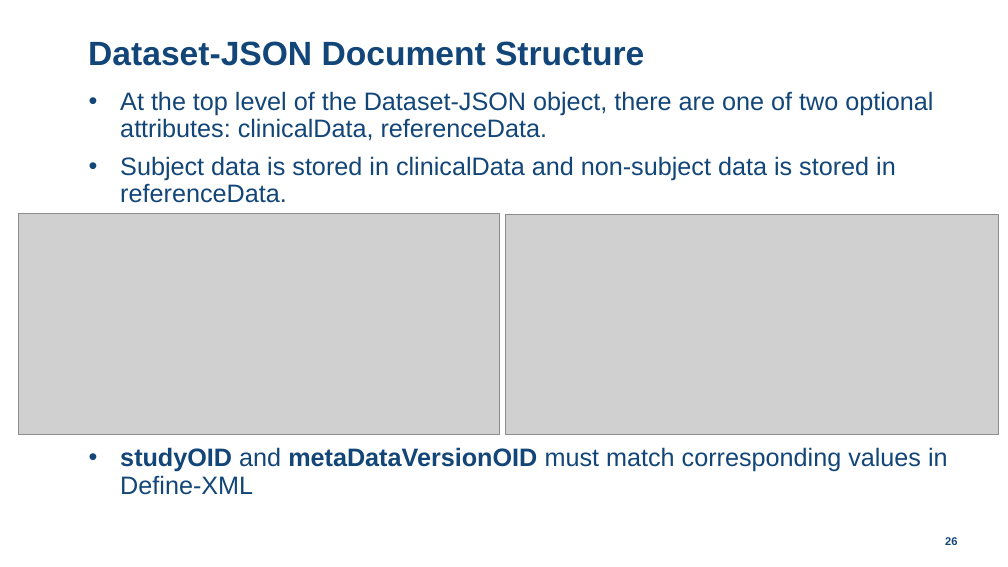
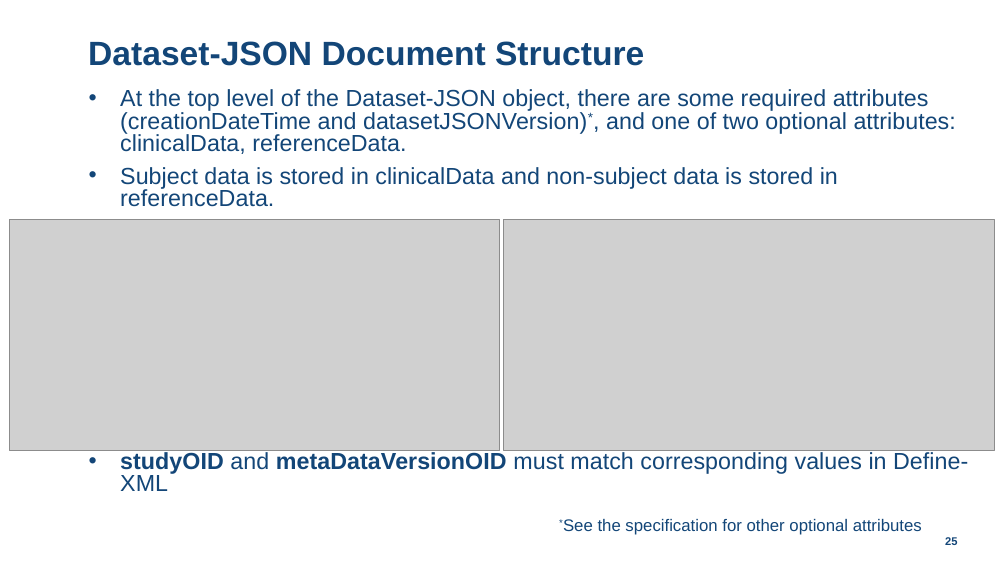
Before and after one commit to lexjansen/dataset-json-sas, a slide deck: slide 25 of doc/Dataset-JSON-SAS-implementation.pptx (slide 26 before the commit). Drawn at 1008x567 pixels with LibreOffice and Linux fonts; fonts in the diff are those of the drawing; grey boxes stand for pictures; background and template pictures are left out. Boxes give left, top, right and bottom in pixels: in the first picture for what was removed or moved away, otherwise in the second. Text is boxed around its words. In the diff, an @@ line names an element or a change of style, - is before the commit and + after.

```diff
--- a/doc/Dataset-JSON-SAS-implementation.pptx
+++ b/doc/Dataset-JSON-SAS-implementation.pptx
@@ text at bbox=[120, 89, 956, 154]: text changed; size 18 to 16.6 pt @@
-• At the top level of the Dataset-JSON object, there are one of two optional attributes: clinicalData, referenceData.
+• At the top level of the Dataset-JSON object, there are some required attributes (creationDateTime and datasetJSONVersion)*, and one of two optional attributes: clinicalData, referenceData.
@@ text at bbox=[120, 167, 968, 491]: size 18 to 16.6 pt in "Subject data is stored in clinicalData and ...", "studyOID and metaDataVersionOID must match corresponding val ..."; line spacing 0.9 to 0.8 @@
@@ picture: place and size @@
-picture at bbox=[18, 214, 499, 434]
+picture at bbox=[9, 220, 499, 451]
@@ picture: place and size @@
-picture at bbox=[506, 214, 999, 433]
+picture at bbox=[504, 220, 994, 451]
@@ text added at bbox=[563, 519, 922, 535], 12 pt, text #134678 @@
+*See the specification for other optional attributes
@@ page number at bbox=[945, 536, 957, 547]: text changed @@
-26
+25
```
Also in this commit, not shown: 10 other slides changed, 1 slide removed, 2 other files.
